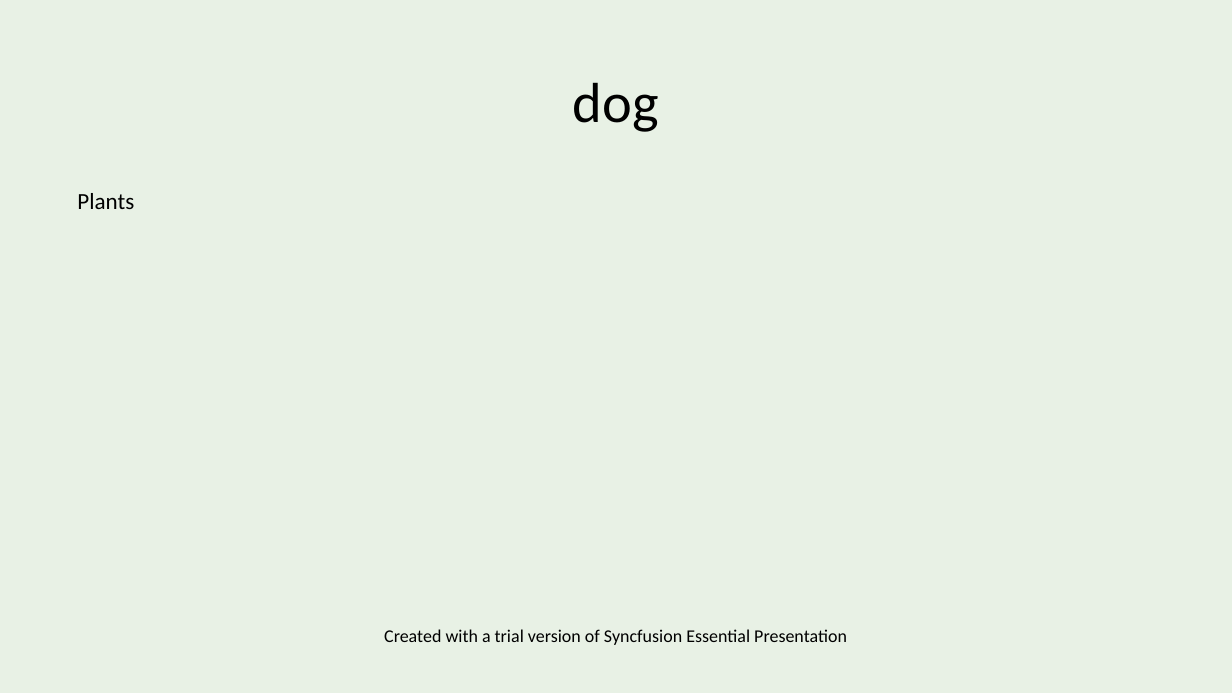
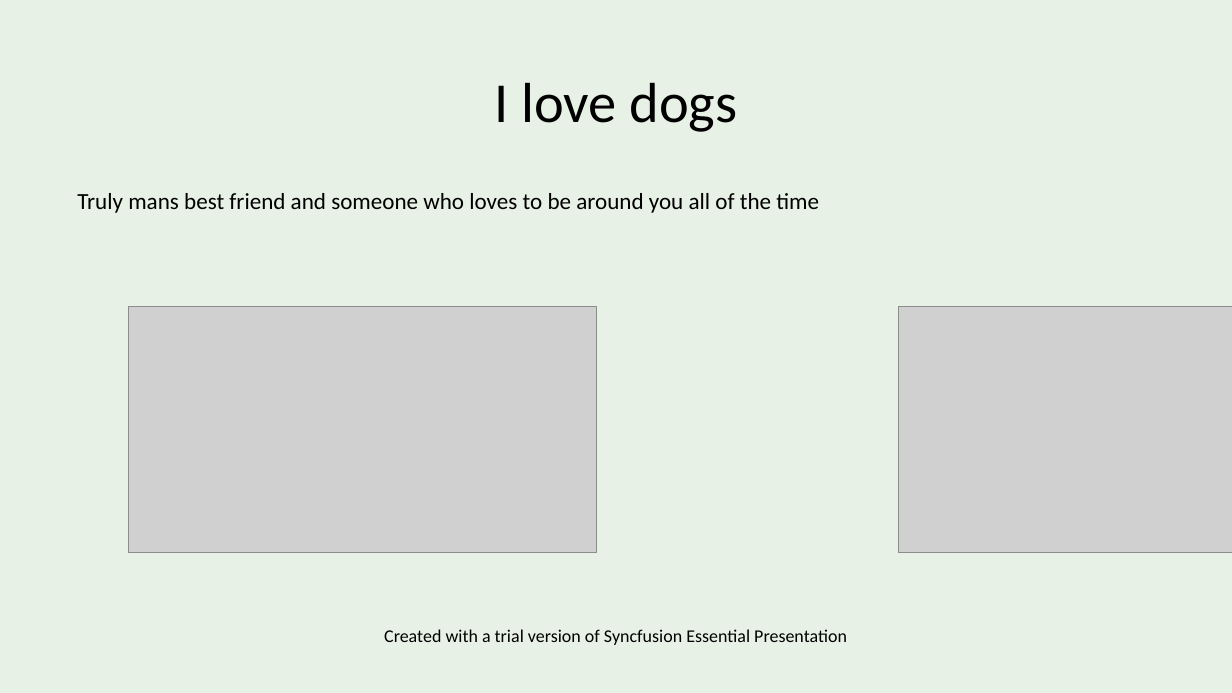
Before and after one commit to ColemenSmith/CodeTestWinForm, a slide deck: slide 1 of CodeTestWinForm/bin/Debug/Sample.pptx. Drawn at 1232x693 pixels with LibreOffice and Linux fonts; fonts in the diff are those of the drawing; grey boxes stand for pictures. Boxes give left, top, right and bottom in pixels: in the first picture for what was removed or moved away, otherwise in the second. Text is boxed around its words. In the diff, an @@ line names an element or a change of style, - is before the commit and + after.

Commit message:
Final touches
Made images selectable from the form, selected images get added to the ppt slide. Also added commentary for clarity.

```diff
--- a/CodeTestWinForm/bin/Debug/Sample.pptx
+++ b/CodeTestWinForm/bin/Debug/Sample.pptx
@@ title at bbox=[494, 82, 737, 132]: text changed @@
-dog
+I love dogs
@@ text at bbox=[77, 193, 819, 213]: text changed @@
-Plants
+Truly mans best friend and someone who loves to be around you all of the time
@@ picture added at bbox=[128, 306, 596, 553] @@
@@ picture added at bbox=[898, 306, 1232, 553] @@
```
Also in this commit, not shown: 15 other files.
